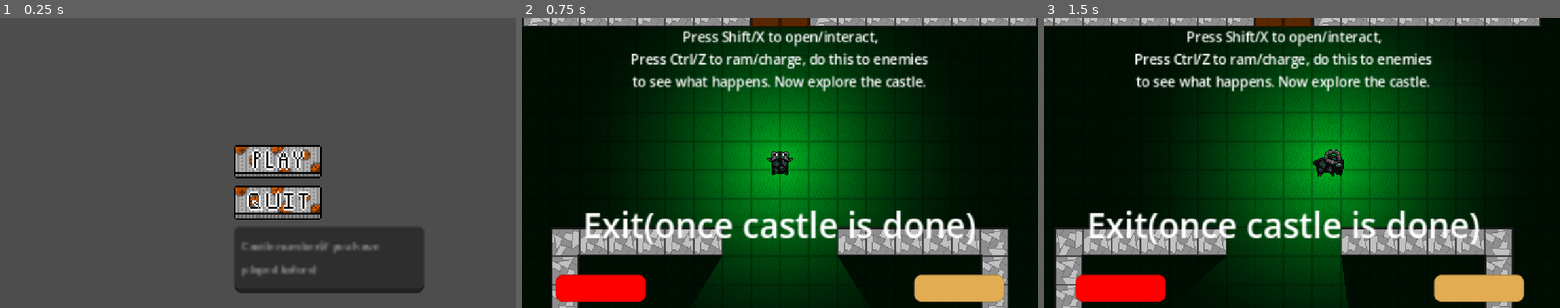
Above: before the commit, frames 1-3 (left to right).
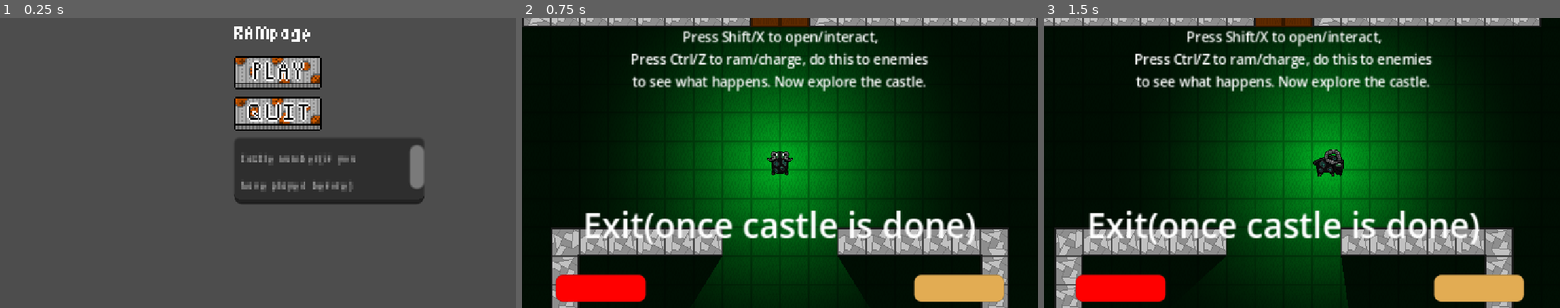
Above: after the commit, the same moments.

Repository: Jagdoggo/Godot-Wild-Jam-Game
Game: Godot game, scene res://main_menu.tscn
Same seed, same stepped clock (60 frames per second), same inputs: the game is played once before the commit and once after it.
Inputs (mouse positions are in pixels of both pictures, inside the frame that each line leads up to; where the layout moved, square brackets give the same spot in the first picture):
- Up to frame 1 (0.25 s): no input
- Up to frame 2 (0.75 s): click (852, 73) [852, 160] at 0.5 s
- Up to frame 3 (1.5 s): tap Enter at 1.25 s; hold D (Right) from 1.28 s (still down); tap X (Action) at 1.35 s

The runs differ from the first frame. In frame 1, 20% of the frame differs, in the area x 45-83%, y 2-95%; in frame 2, nothing differs; in frame 3, nothing differs.

Commit message:
Boss balancing and menu font

Diff:
--- a/main_menu.tscn
+++ b/main_menu.tscn
@@ -2,6 +2,7 @@
 
 [ext_resource type="Texture2D" uid="uid://dnvdgonh2gji3" path="res://Assets/Buttons/PlayButton1.png" id="1_fu7sn"]
 [ext_resource type="Script" uid="uid://c3d2gr26yo5k7" path="res://main_menu.gd" id="1_qe12f"]
+[ext_resource type="FontFile" uid="uid://b7c64grgaa3xq" path="res://Assets/Micro5-Regular.ttf" id="2_8qtwp"]
 [ext_resource type="Texture2D" uid="uid://c0ccfqvx0womx" path="res://Assets/Buttons/PlayButton3.png" id="2_jix8l"]
 [ext_resource type="Texture2D" uid="uid://d17a4v8ajqtd2" path="res://Assets/Buttons/PlayButton2.png" id="3_glbon"]
 [ext_resource type="Texture2D" uid="uid://ba1r0owiotcx4" path="res://Assets/Buttons/QuestButton1.png" id="4_nlkkf"]
@@ -19,18 +20,20 @@
 
 [node name="VBoxContainer" type="VBoxContainer" parent="." unique_id=1876072770]
 layout_mode = 1
-anchors_preset = 8
+anchors_preset = 5
 anchor_left = 0.5
-anchor_top = 0.5
 anchor_right = 0.5
-anchor_bottom = 0.5
 offset_left = -53.0
-offset_top = -41.5
 offset_right = 53.0
-offset_bottom = 41.5
+offset_bottom = 110.0
 grow_horizontal = 2
-grow_vertical = 2
 scale = Vector2(4, 4)
+
+[node name="Label" type="Label" parent="VBoxContainer" unique_id=1055834224]
+texture_filter = 1
+layout_mode = 2
+theme_override_fonts/font = ExtResource("2_8qtwp")
+text = "RAMpage"
 
 [node name="Play" type="TextureButton" parent="VBoxContainer" unique_id=1487554848]
 texture_filter = 1
@@ -47,9 +50,11 @@
 texture_hover = ExtResource("6_8qtwp")
 
 [node name="TextEdit" type="TextEdit" parent="VBoxContainer" unique_id=689690249]
+texture_filter = 1
 custom_minimum_size = Vector2(105.755, 36.585)
 layout_mode = 2
-theme_override_font_sizes/font_size = 6
+theme_override_fonts/font = ExtResource("2_8qtwp")
+theme_override_font_sizes/font_size = 10
 placeholder_text = "Castle number(if you have played before)"
 wrap_mode = 1
 
--- a/project.godot
+++ b/project.godot
@@ -10,7 +10,7 @@
 
 [application]
 
-config/name="Godot Wild Jam Game"
+config/name="RAMpage"
 run/main_scene="uid://ekd5pks64x5i"
 config/features=PackedStringArray("4.7", "GL Compatibility")
 config/icon="res://icon.svg"
--- a/trash_bot.gd
+++ b/trash_bot.gd
@@ -31,7 +31,7 @@
 	if can_be_lined and death_line.overlaps_body(player):
 		line_cooldown.start()
 		can_be_lined = false
-		player.health -= 25
+		player.health -= 12.5
 	if running:
 		arm_rotation.rotation_degrees += 5
 
@@ -47,7 +47,7 @@
 		tween.tween_property(camera_2d,"position",Vector2.ZERO,3)
 
 func _on_ram_area_body_entered(body: Node2D) -> void:
-	if body.name == "Player" and body.inputC:
+	if body.name == "Player" and body.inputC and running:
 		body.health = 100
 		health -= 1
 		hit_timer.start()
@@ -59,7 +59,7 @@
 
 func _on_death_zone_body_entered(body: Node2D) -> void:
 	if body.name == "Player":
-		body.health -= 50
+		body.health -= 25
 
 func _on_hit_timer_timeout() -> void:
 	modulate = Color.WHITE
--- a/trash_bot.tscn
+++ b/trash_bot.tscn
@@ -1,17 +1,20 @@
 [gd_scene format=3 uid="uid://c25vdvsggslum"]
 
-[ext_resource type="Texture2D" uid="uid://docmenrcx3beh" path="res://Assets/Placeholder Art.png" id="1_yfhrd"]
+[ext_resource type="Texture2D" uid="uid://dr0v55ifig1pf" path="res://Assets/Bosses/Trash Ball/TrashBallBody.png" id="1_fsda7"]
 [ext_resource type="Script" uid="uid://jar68f735yl0" path="res://trash_bot.gd" id="2_00rh5"]
 [ext_resource type="AudioStream" uid="uid://ek1i4pcco1xj" path="res://Assets/Sounds/RAMpage_boss_OST.mp3" id="3_5mcfc"]
+[ext_resource type="Texture2D" uid="uid://g3kk3knqvqpf" path="res://Assets/Bosses/Trash Ball/DELTALASER.png" id="3_f2qku"]
+[ext_resource type="Texture2D" uid="uid://d4h30kmjcl0m7" path="res://Assets/Bosses/Trash Ball/DELTAARM.png" id="4_pyx8q"]
+[ext_resource type="Texture2D" uid="uid://bb3glup5f5ewx" path="res://Assets/Bosses/Trash Ball/TrashBallEye.png" id="6_8dthv"]
 
 [sub_resource type="RectangleShape2D" id="RectangleShape2D_5mcfc"]
-size = Vector2(100, 20)
+size = Vector2(200, 20)
 
 [sub_resource type="RectangleShape2D" id="RectangleShape2D_5xaec"]
 size = Vector2(60, 20)
 
 [sub_resource type="RectangleShape2D" id="RectangleShape2D_00rh5"]
-size = Vector2(44, 20)
+size = Vector2(60, 20)
 
 [sub_resource type="CircleShape2D" id="CircleShape2D_sc62p"]
 radius = 16.0
@@ -31,7 +34,7 @@
 
 [node name="TrashBot" type="Sprite2D" unique_id=36952351]
 texture_filter = 1
-texture = ExtResource("1_yfhrd")
+texture = ExtResource("1_fsda7")
 script = ExtResource("2_00rh5")
 
 [node name="Line Rotation" type="Node2D" parent="." unique_id=394022649]
@@ -44,9 +47,9 @@
 position = Vector2(100, 0)
 shape = SubResource("RectangleShape2D_5mcfc")
 
-[node name="Line2D" type="Line2D" parent="Line Rotation/Death Line" unique_id=142566014]
-points = PackedVector2Array(0, 0, 184, 0)
-default_color = Color(0.9779369, 0.97793704, 0.9779369, 1)
+[node name="Sprite2D" type="Sprite2D" parent="Line Rotation/Death Line" unique_id=1731602363]
+position = Vector2(100, 0)
+texture = ExtResource("3_f2qku")
 
 [node name="Arm Rotation" type="Node2D" parent="." unique_id=1034360709]
 rotation = 1.5707964
@@ -59,7 +62,7 @@
 shape = SubResource("RectangleShape2D_5xaec")
 
 [node name="CollisionShape2D2" type="CollisionShape2D" parent="Arm Rotation/Death Zone" unique_id=1242829185]
-position = Vector2(162, 0)
+position = Vector2(170, -1.1368684e-13)
 shape = SubResource("RectangleShape2D_00rh5")
 
 [node name="Line2D" type="Line2D" parent="Arm Rotation/Death Zone" unique_id=1643982622]
@@ -69,6 +72,11 @@
 [node name="Line2D2" type="Line2D" parent="Arm Rotation/Death Zone" unique_id=1774516745]
 points = PackedVector2Array(140, 0, 184, 0)
 default_color = Color(0, 0, 0, 1)
+
+[node name="Sprite2D" type="Sprite2D" parent="Arm Rotation/Death Zone" unique_id=125263175]
+position = Vector2(100, 0)
+rotation = 3.1415927
+texture = ExtResource("4_pyx8q")
 
 [node name="Ram Area" type="Area2D" parent="." unique_id=824512519]
 
@@ -100,6 +108,10 @@
 [node name="Music" type="AudioStreamPlayer2D" parent="." unique_id=61339386]
 stream = ExtResource("3_5mcfc")
 
+[node name="Sprite2D" type="Sprite2D" parent="." unique_id=1534602304]
+texture_filter = 1
+texture = ExtResource("6_8dthv")
+
 [connection signal="body_entered" from="Line Rotation/Death Line" to="." method="_on_death_line_body_entered"]
 [connection signal="body_entered" from="Arm Rotation/Death Zone" to="." method="_on_death_zone_body_entered"]
 [connection signal="body_entered" from="Ram Area" to="." method="_on_ram_area_body_entered"]
Binary file added: Assets/Micro5-Regular.ttf
Not shown, added: Assets/Micro5-Regular.ttf.import
